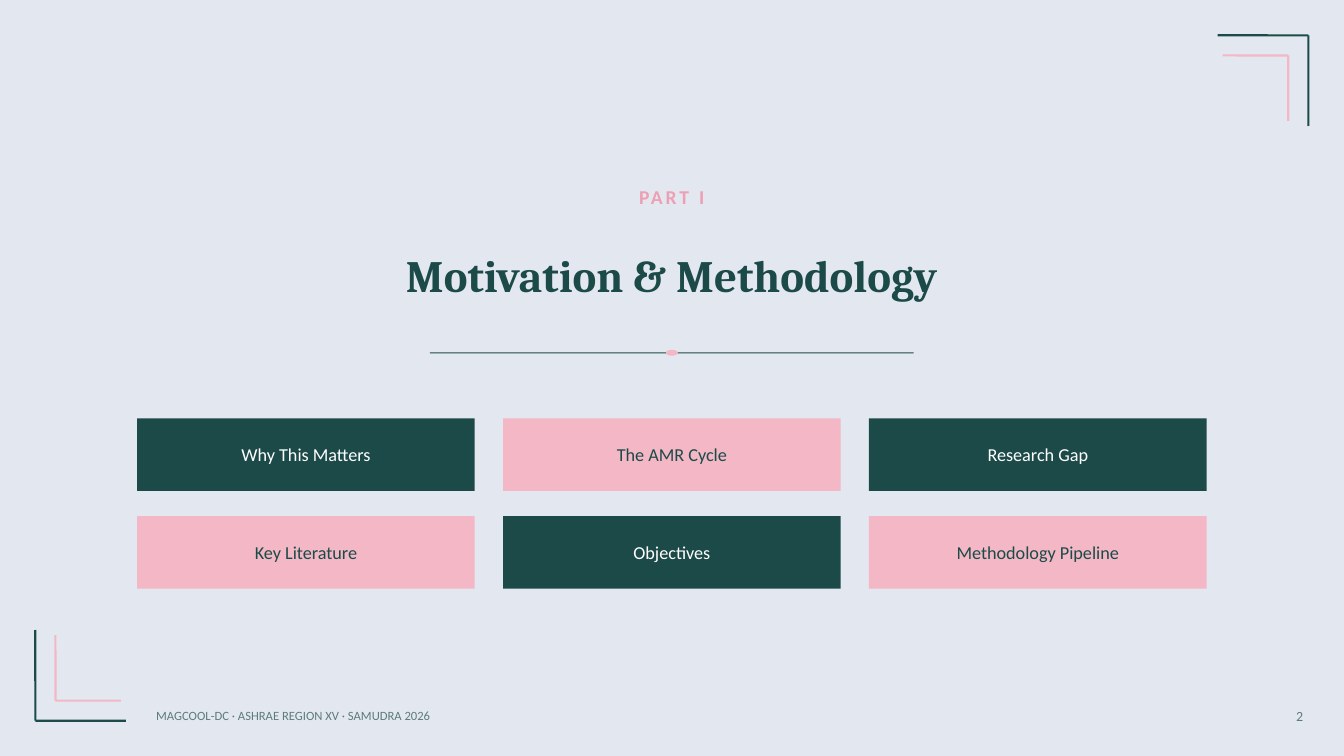
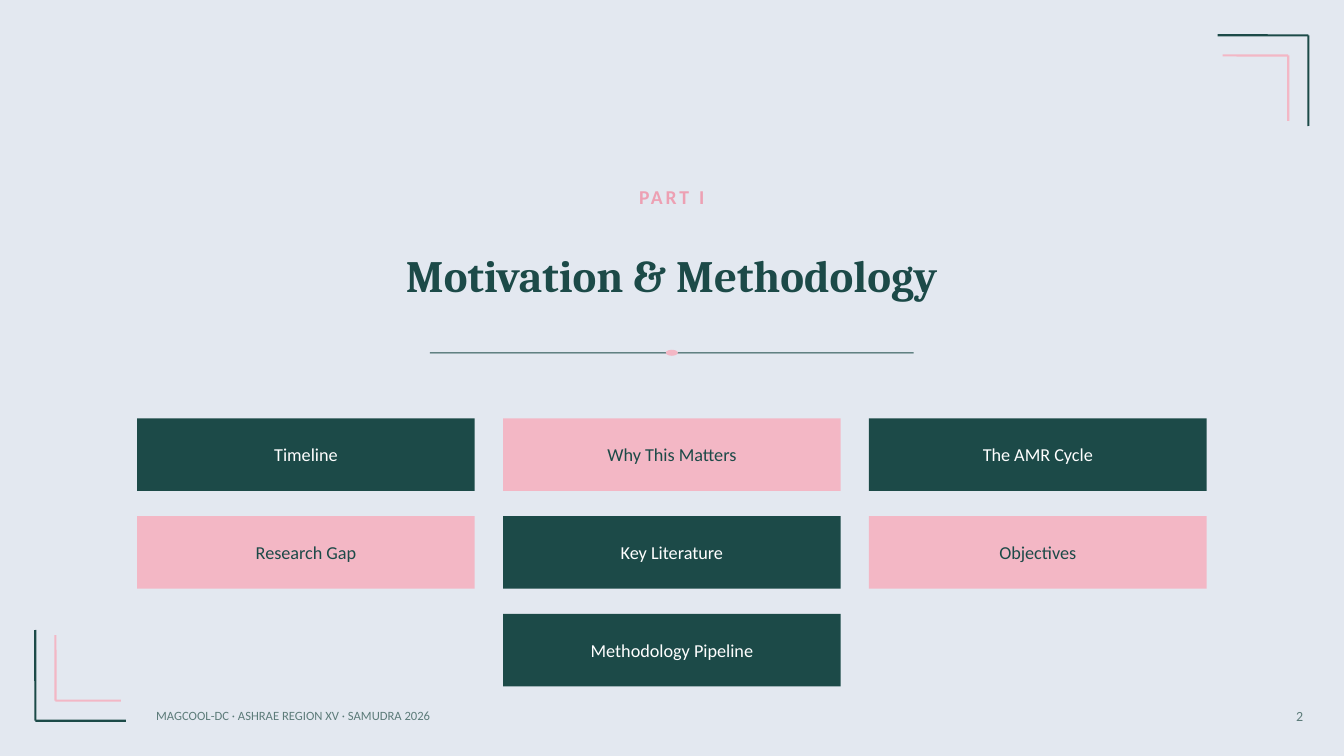
Before and after one commit to Akhil-025/magcool-dc, a slide deck: slide 2 of MagCool_DC.pptx. Drawn at 1344x756 pixels with LibreOffice and Linux fonts; fonts in the diff are those of the drawing. Boxes give left, top, right and bottom in pixels: in the first picture for what was removed or moved away, otherwise in the second. Text is boxed around its words. In the diff, an @@ line names an element or a change of style, - is before the commit and + after.

Commit message:
PPT made

```diff
--- a/MagCool_DC.pptx
+++ b/MagCool_DC.pptx
@@ text at bbox=[274, 448, 337, 461]: text changed @@
-Why This Matters
+Timeline
@@ text at bbox=[607, 448, 737, 464]: text changed @@
-The AMR Cycle
+Why This Matters
@@ text at bbox=[983, 448, 1093, 464]: text changed @@
-Research Gap
+The AMR Cycle
@@ text at bbox=[256, 546, 356, 562]: text changed @@
-Key Literature
+Research Gap
@@ text at bbox=[621, 546, 723, 562]: text changed @@
-Objectives
+Key Literature
@@ text at bbox=[999, 546, 1076, 562]: text changed @@
-Methodology Pipeline
+Objectives
@@ rectangle added at bbox=[503, 614, 841, 687], fill #1C4A48 @@
@@ text added at bbox=[591, 644, 753, 660], 13 pt, text #FFFFFF @@
+Methodology Pipeline
```
Also in this commit, not shown: 27 other slides changed, 9 slides added, 1 slide removed, 12 other files.
